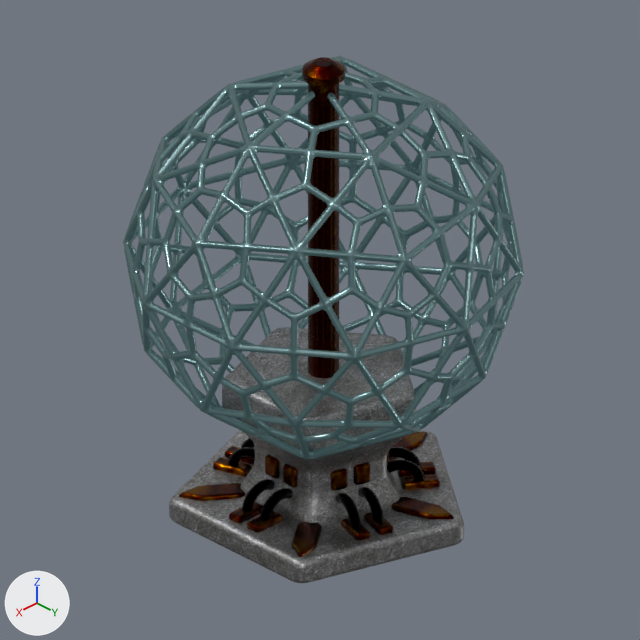
One commit to the Blender file Models/incipias_outfit_redesign/fluid_class_shield.blend: the scene before it, then after it.
Camera for both pictures: the file's camera 'Camera.001'. Lighting does not change. The marker at lower left points along +X, +Y and +Z.
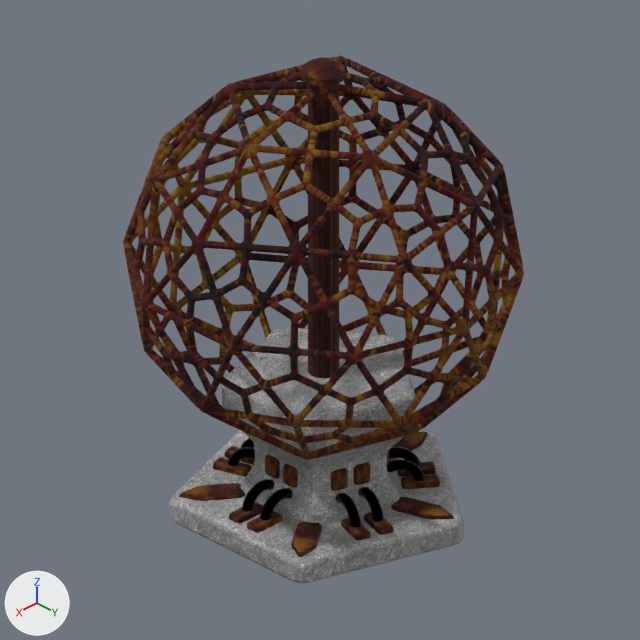
Diff of the bpy script that builds the scene:
```diff
--- a/Models/incipias_outfit_redesign/fluid_class_shield.blend.py
+++ b/Models/incipias_outfit_redesign/fluid_class_shield.blend.py
@@ mat_bronce @@
 n0 = _N.new('ShaderNodeBsdfPrincipled'); n0.name = 'Principled BSDF'
 n0.subsurface_method = 'RANDOM_WALK_SKIN'
-n0.inputs[1].default_value = 1.0  # 'Metallic'
 n0.inputs[2].default_value = 0.261  # 'Roughness'
@@ mat_base @@
 mat_base.texture = img_metall_tex_1_jpg_001
-mat_base.metallic = 1.0
@@ me_icosphere_004 @@
 me_icosphere_004.from_pydata(...)  # 42 vertices, 80 faces; spans x -0.95..0.95, y -1.0..1.0, z 0.0..2.0
-me_icosphere_004.materials.append(mat_outer)  # cyan #6e8586
+me_icosphere_004.materials.append(mat_bronce)
```

What differs and where, as boxes (x1, y1, x2, y2) in the pictures (640 x 640 px):
'Icosphere.001', surface changed, recoloured
    both: (123, 55, 524, 460)
'Icosphere.002', surface changed
    both: (222, 327, 416, 526)
'Icosphere.003', surface changed
    both: (169, 430, 464, 583)
'Cylinder', surface changed
    both: (302, 57, 345, 378)
'Icosphere.005', surface changed
    both: (179, 432, 454, 557)
'Cube.002', surface changed
    both: (213, 446, 440, 541)
'Cube.003', surface changed (black to brown)
    both: (265, 451, 389, 491)
